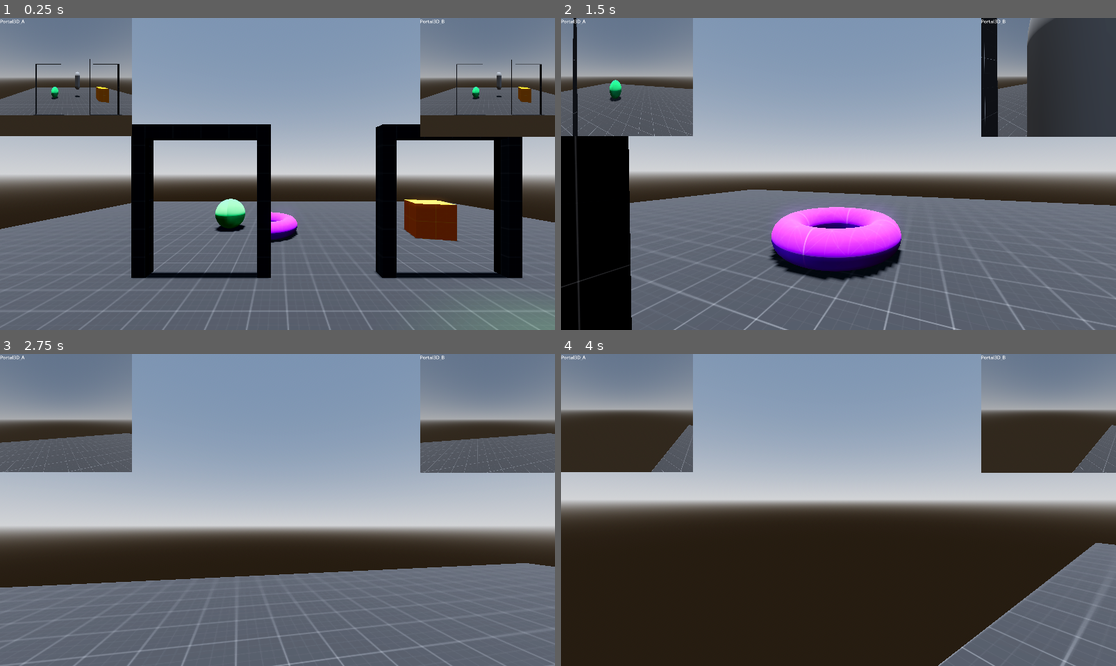
Above: before the commit, frames 1-4 (two rows, left to right).
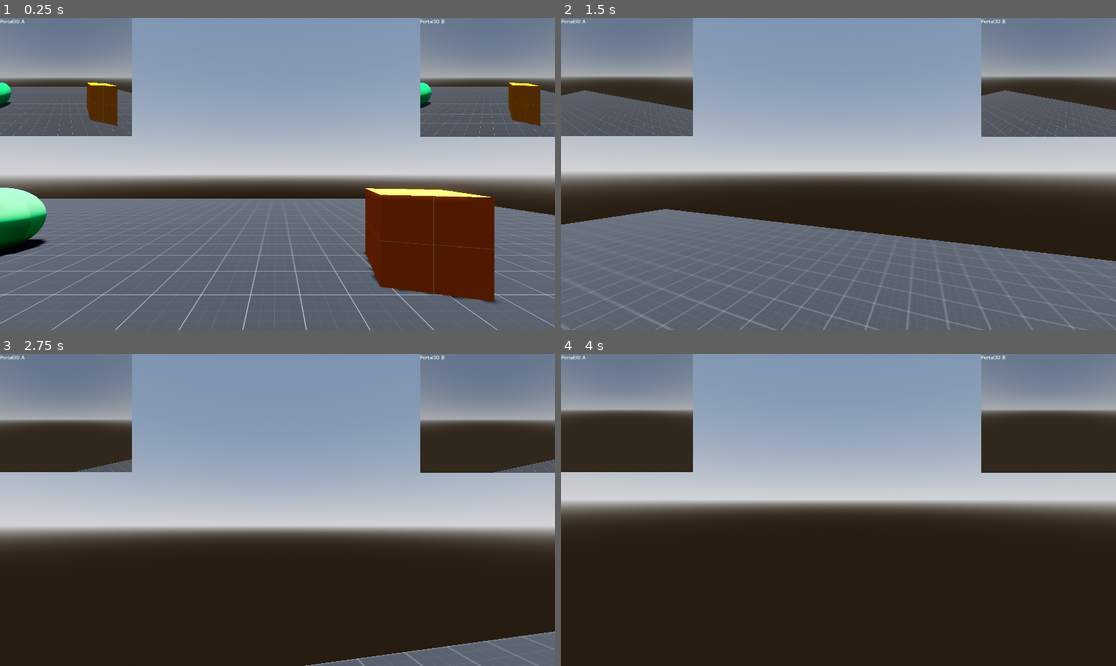
Above: after the commit, the same moments.

Repository: VojtaStruhar/godot-portals-plugin
Game: Godot game, scene res://levels/level_basics.tscn
The game is run twice, just before and just after one commit, with the same random seed, the same clock (stepped at 60 frames per second) and the same inputs. This scene is started directly instead of the project's main scene.
Inputs (mouse positions are in pixels of both pictures, inside the frame that each line leads up to):
- Up to frame 1 (0.25 s): no input
- Up to frame 2 (1.5 s): tap Enter (ui_accept) at 0.5, 0.77 s; move the mouse to (866, 174) at 0.52 s; hold Up from 0.53 s (still down); move the mouse to (810, 174) at 1.27 s
- Up to frame 3 (2.75 s): keep holding Up; tap Enter (ui_accept) at 1.52 s; move the mouse to (288, 503) at 2.02 s
- Up to frame 4 (4 s): keep holding Up; move the mouse to (832, 516) at 2.77 s; tap Enter (ui_accept) at 3.02, 3.77 s; move the mouse to (877, 513) at 3.52 s

The runs differ from the first frame. In frame 1, 26% of the frame differs, in the area x 0-100%, y 13-100%; in frame 2, 31%; in frame 3, 32%, in the area x 0-100%, y 25-100%; in frame 4, 8.3%.

Commit message:
Organize scene

Diff:
--- a/levels/level_basics.tscn
+++ b/levels/level_basics.tscn
@@ -27,6 +27,17 @@
 
 [sub_resource type="ConvexPolygonShape3D" id="ConvexPolygonShape3D_uy66w"]
 points = PackedVector3Array(-10, -0.5, -10, -10, 0.5, -10, 10, -0.5, -10, -10, -0.5, 10, -10, 0.5, 10, 10, 0.5, -10, 10, -0.5, 10, 10, 0.5, 10)
+
+[sub_resource type="ShaderMaterial" id="ShaderMaterial_lbpks"]
+render_priority = 0
+shader = ExtResource("4_8wh7v")
+
+[sub_resource type="PlaneMesh" id="PlaneMesh_eavfu"]
+size = Vector2(2, 2.5)
+orientation = 2
+
+[sub_resource type="BoxShape3D" id="BoxShape3D_hc4gn"]
+size = Vector3(2, 2.5, 1)
 
 [sub_resource type="ConcavePolygonShape3D" id="ConcavePolygonShape3D_lff3k"]
 data = PackedVector3Array(-1.25, -1.375, -0.125, -1.25, -1.375, 0.125, -1, -1.375, -0.125, 1, 1.125, 0.125, 1.25, 1.375 …(1580 unchanged characters)…
@@ -42,17 +53,6 @@
 "vertex_data": PackedByteArray("AACgvwAAsL8AAAC+AACgvwAAsL8AAAA+AACAvwAAsL8AAAC+AACAPwAAkD8AAAA+AACgPwAAsD8AAAA+AACAPwA …(2155 unchanged characters)…
 }]
 
-[sub_resource type="ShaderMaterial" id="ShaderMaterial_lbpks"]
-render_priority = 0
-shader = ExtResource("4_8wh7v")
-
-[sub_resource type="PlaneMesh" id="PlaneMesh_eavfu"]
-size = Vector2(2, 2.5)
-orientation = 2
-
-[sub_resource type="BoxShape3D" id="BoxShape3D_hc4gn"]
-size = Vector3(2, 2.5, 1)
-
 [sub_resource type="ShaderMaterial" id="ShaderMaterial_im07u"]
 render_priority = 0
 shader = ExtResource("4_8wh7v")
@@ -114,70 +114,11 @@
 [node name="CollisionShape3D" type="CollisionShape3D" parent="Ground/StaticBody3D"]
 shape = SubResource("ConvexPolygonShape3D_uy66w")
 
-[node name="PortalFrame_A" type="StaticBody3D" parent="."]
-transform = Transform3D(1, 0, 0, 0, 1, 0, 0, 0, 1, -2, 0, 0)
-
-[node name="PortalFrameCollision" type="CollisionShape3D" parent="PortalFrame_A"]
-transform = Transform3D(1, 0, 0, 0, 1, 0, 0, 0, 1, 0, 1.375, 0)
-visible = false
-shape = SubResource("ConcavePolygonShape3D_lff3k")
-
-[node name="PortalFrameMesh" type="MeshInstance3D" parent="PortalFrame_A"]
-transform = Transform3D(1, 0, 0, 0, 1, 0, 0, 0, 1, 0, 1.375, 0)
-material_override = ExtResource("1_uy66w")
-mesh = SubResource("ArrayMesh_hllyk")
-skeleton = NodePath("../..")
-
-[node name="Portal3D_A" type="Node3D" parent="PortalFrame_A" node_paths=PackedStringArray("exit_portal", "player_camera", "portal_mesh", "secondary_mesh", "teleport_area", "teleport_collision")]
-transform = Transform3D(1, 0, 0, 0, 1, 0, 0, 0, 1, 0, 1.25, 0)
+[node name="Portal3D_A" type="Node3D" parent="." node_paths=PackedStringArray("exit_portal", "player_camera", "portal_mesh", "secondary_mesh", "teleport_area", "teleport_collision")]
+transform = Transform3D(1, 0, 0, 0, 1, 0, 0, 0, 1, -2, 1.25, 0)
 script = ExtResource("3_hc4gn")
-exit_portal = NodePath("../../PortalFrame_B/Portal3D_B")
-player_camera = NodePath("../../Player/PlayerCamera")
-is_teleport = true
-teleport_collision_mask = 128
-portal_mesh = NodePath("Portal3D_Mesh")
-secondary_mesh = NodePath("Portal3D_Mesh_Secondary")
-teleport_area = NodePath("TeleportArea")
-teleport_collision = NodePath("TeleportArea/CollisionShape3D")
-metadata/_custom_type_script = "uid://cw1r4c1d7beyv"
-
-[node name="Portal3D_Mesh" type="MeshInstance3D" parent="PortalFrame_A/Portal3D_A"]
-layers = 128
-material_override = SubResource("ShaderMaterial_lbpks")
-cast_shadow = 0
-mesh = SubResource("PlaneMesh_eavfu")
-
-[node name="Portal3D_Mesh_Secondary" type="MeshInstance3D" parent="PortalFrame_A/Portal3D_A"]
-transform = Transform3D(1, 0, 0, 0, 1, 0, 0, 0, 1, 0, 0, -0.1)
-layers = 128
-material_override = SubResource("ShaderMaterial_lbpks")
-cast_shadow = 0
-mesh = SubResource("PlaneMesh_eavfu")
-
-[node name="TeleportArea" type="Area3D" parent="PortalFrame_A/Portal3D_A"]
-
-[node name="CollisionShape3D" type="CollisionShape3D" parent="PortalFrame_A/Portal3D_A/TeleportArea"]
-shape = SubResource("BoxShape3D_hc4gn")
-
-[node name="PortalFrame_B" type="StaticBody3D" parent="."]
-transform = Transform3D(1, 0, 0, 0, 1, 0, 0, 0, 1, 2.5, 0, 0)
-
-[node name="PortalFrameCollision" type="CollisionShape3D" parent="PortalFrame_B"]
-transform = Transform3D(1, 0, 0, 0, 1, 0, 0, 0, 1, 0, 1.375, 0)
-visible = false
-shape = SubResource("ConcavePolygonShape3D_lff3k")
-
-[node name="PortalFrameMesh" type="MeshInstance3D" parent="PortalFrame_B"]
-transform = Transform3D(1, 0, 0, 0, 1, 0, 0, 0, 1, 0, 1.375, 0)
-material_override = ExtResource("1_uy66w")
-mesh = SubResource("ArrayMesh_hllyk")
-skeleton = NodePath("../..")
-
-[node name="Portal3D_B" type="Node3D" parent="PortalFrame_B" node_paths=PackedStringArray("exit_portal", "player_camera", "portal_mesh", "secondary_mesh", "teleport_area", "teleport_collision")]
-transform = Transform3D(1, 0, 0, 0, 1, 0, 0, 0, 1, 0, 1.25, 0)
-script = ExtResource("3_hc4gn")
-exit_portal = NodePath("../../PortalFrame_A/Portal3D_A")
-player_camera = NodePath("../../Player/PlayerCamera")
+exit_portal = NodePath("../Portal3D_B")
+player_camera = NodePath("../Player/PlayerCamera")
 is_teleport = true
 teleport_collision_mask = 128
 portal_mesh = NodePath("Portal3D_Mesh")
@@ -187,41 +128,100 @@
 metadata/_custom_type_script = "uid://cw1r4c1d7beyv"
 metadata/_edit_group_ = true
 
-[node name="Portal3D_Mesh" type="MeshInstance3D" parent="PortalFrame_B/Portal3D_B"]
+[node name="Portal3D_Mesh" type="MeshInstance3D" parent="Portal3D_A"]
+layers = 128
+material_override = SubResource("ShaderMaterial_lbpks")
+cast_shadow = 0
+mesh = SubResource("PlaneMesh_eavfu")
+
+[node name="Portal3D_Mesh_Secondary" type="MeshInstance3D" parent="Portal3D_A"]
+transform = Transform3D(1, 0, 0, 0, 1, 0, 0, 0, 1, 0, 0, -0.1)
+layers = 128
+material_override = SubResource("ShaderMaterial_lbpks")
+cast_shadow = 0
+mesh = SubResource("PlaneMesh_eavfu")
+
+[node name="TeleportArea" type="Area3D" parent="Portal3D_A"]
+
+[node name="CollisionShape3D" type="CollisionShape3D" parent="Portal3D_A/TeleportArea"]
+shape = SubResource("BoxShape3D_hc4gn")
+
+[node name="PortalFrame_A" type="StaticBody3D" parent="."]
+transform = Transform3D(1, 0, 0, 0, 1, 0, 0, 0, 1, -2, 0, 0)
+
+[node name="PortalFrameCollision" type="CollisionShape3D" parent="PortalFrame_A"]
+transform = Transform3D(1, 0, 0, 0, 1, 0, 0, 0, 1, 0, 1.375, 0)
+visible = false
+shape = SubResource("ConcavePolygonShape3D_lff3k")
+
+[node name="PortalFrameMesh" type="MeshInstance3D" parent="PortalFrame_A"]
+transform = Transform3D(1, 0, 0, 0, 1, 0, 0, 0, 1, 0, 1.375, 0)
+material_override = ExtResource("1_uy66w")
+mesh = SubResource("ArrayMesh_hllyk")
+skeleton = NodePath("../..")
+
+[node name="Portal3D_B" type="Node3D" parent="." node_paths=PackedStringArray("exit_portal", "player_camera", "portal_mesh", "secondary_mesh", "teleport_area", "teleport_collision")]
+transform = Transform3D(1, 0, 0, 0, 1, 0, 0, 0, 1, 2.5, 1.25, 0)
+script = ExtResource("3_hc4gn")
+exit_portal = NodePath("../Portal3D_A")
+player_camera = NodePath("../Player/PlayerCamera")
+is_teleport = true
+teleport_collision_mask = 128
+portal_mesh = NodePath("Portal3D_Mesh")
+secondary_mesh = NodePath("Portal3D_Mesh_Secondary")
+teleport_area = NodePath("TeleportArea")
+teleport_collision = NodePath("TeleportArea/CollisionShape3D")
+metadata/_custom_type_script = "uid://cw1r4c1d7beyv"
+metadata/_edit_group_ = true
+
+[node name="Portal3D_Mesh" type="MeshInstance3D" parent="Portal3D_B"]
 layers = 128
 material_override = SubResource("ShaderMaterial_im07u")
 cast_shadow = 0
 mesh = SubResource("PlaneMesh_fneyn")
 
-[node name="Portal3D_Mesh_Secondary" type="MeshInstance3D" parent="PortalFrame_B/Portal3D_B"]
+[node name="Portal3D_Mesh_Secondary" type="MeshInstance3D" parent="Portal3D_B"]
 transform = Transform3D(1, 0, 0, 0, 1, 0, 0, 0, 1, 0, 0, -0.1)
 layers = 128
 material_override = SubResource("ShaderMaterial_im07u")
 cast_shadow = 0
 mesh = SubResource("PlaneMesh_fneyn")
 
-[node name="TeleportArea" type="Area3D" parent="PortalFrame_B/Portal3D_B"]
-
-[node name="CollisionShape3D" type="CollisionShape3D" parent="PortalFrame_B/Portal3D_B/TeleportArea"]
+[node name="TeleportArea" type="Area3D" parent="Portal3D_B"]
+
+[node name="CollisionShape3D" type="CollisionShape3D" parent="Portal3D_B/TeleportArea"]
 shape = SubResource("BoxShape3D_8wh7v")
 
-[node name="PropCube" parent="." instance=ExtResource("4_8bheg")]
+[node name="PortalFrame_B" type="StaticBody3D" parent="."]
+transform = Transform3D(1, 0, 0, 0, 1, 0, 0, 0, 1, 2.5, 0, 0)
+
+[node name="PortalFrameCollision" type="CollisionShape3D" parent="PortalFrame_B"]
+transform = Transform3D(1, 0, 0, 0, 1, 0, 0, 0, 1, 0, 1.375, 0)
+visible = false
+shape = SubResource("ConcavePolygonShape3D_lff3k")
+
+[node name="PortalFrameMesh" type="MeshInstance3D" parent="PortalFrame_B"]
+transform = Transform3D(1, 0, 0, 0, 1, 0, 0, 0, 1, 0, 1.375, 0)
+material_override = ExtResource("1_uy66w")
+mesh = SubResource("ArrayMesh_hllyk")
+skeleton = NodePath("../..")
+
+[node name="Props" type="Node3D" parent="."]
+
+[node name="PropCube" parent="Props" instance=ExtResource("4_8bheg")]
 transform = Transform3D(0.965926, 0, -0.258819, 0, 1, 0, 0.258819, 0, 0.965926, -3.5, 0.5, 2.5)
-
-[node name="PropSphere" parent="." instance=ExtResource("5_p3b8s")]
+skeleton = NodePath("../..")
+
+[node name="PropSphere" parent="Props" instance=ExtResource("5_p3b8s")]
 transform = Transform3D(1, 0, 0, 0, 1, 0, 0, 0, 1, 2.75, 0.5, 3.25)
-
-[node name="OmniLight3D" type="OmniLight3D" parent="PropSphere"]
-layers = 128
-light_color = Color(0.389529, 0.77876, 0.457841, 1)
-light_energy = 4.793
-omni_range = 3.08045
-
-[node name="PropTorus" parent="." instance=ExtResource("6_p3b8s")]
+skeleton = NodePath("../..")
+
+[node name="PropTorus" parent="Props" instance=ExtResource("6_p3b8s")]
 transform = Transform3D(1, 0, 0, 0, 1, 0, 0, 0, 1, -1, 0.25, -2.73127)
+skeleton = NodePath("../..")
 
 [node name="Player" type="CharacterBody3D" parent="."]
-transform = Transform3D(1, 0, 0, 0, 1, 0, 0, 0, 1, -0.629813, 1.79762, 3.76)
+transform = Transform3D(1, 0, 0, 0, 1, 0, 0, 0, 1, 2.27289, 0.875832, 0.0643588)
 collision_layer = 129
 script = ExtResource("3_lff3k")
 
@@ -233,6 +233,7 @@
 
 [node name="PlayerCamera" type="Camera3D" parent="Player"]
 transform = Transform3D(1, 0, 0, 0, 1, 0, 0, 0, 1, 0, 0.35, 0)
+current = true
 
 [node name="CanvasLayer" type="CanvasLayer" parent="."]
 
@@ -245,7 +246,7 @@
 offset_bottom = -0.400024
 expand_mode = 1
 script = SubResource("GDScript_hc4gn")
-portal = NodePath("../../PortalFrame_A/Portal3D_A")
+portal = NodePath("../../Portal3D_A")
 
 [node name="PortalWatcher2" type="TextureRect" parent="CanvasLayer" node_paths=PackedStringArray("portal")]
 clip_contents = true
@@ -255,4 +256,4 @@
 anchor_bottom = 0.38
 expand_mode = 1
 script = SubResource("GDScript_hc4gn")
-portal = NodePath("../../PortalFrame_B/Portal3D_B")
+portal = NodePath("../../Portal3D_B")
